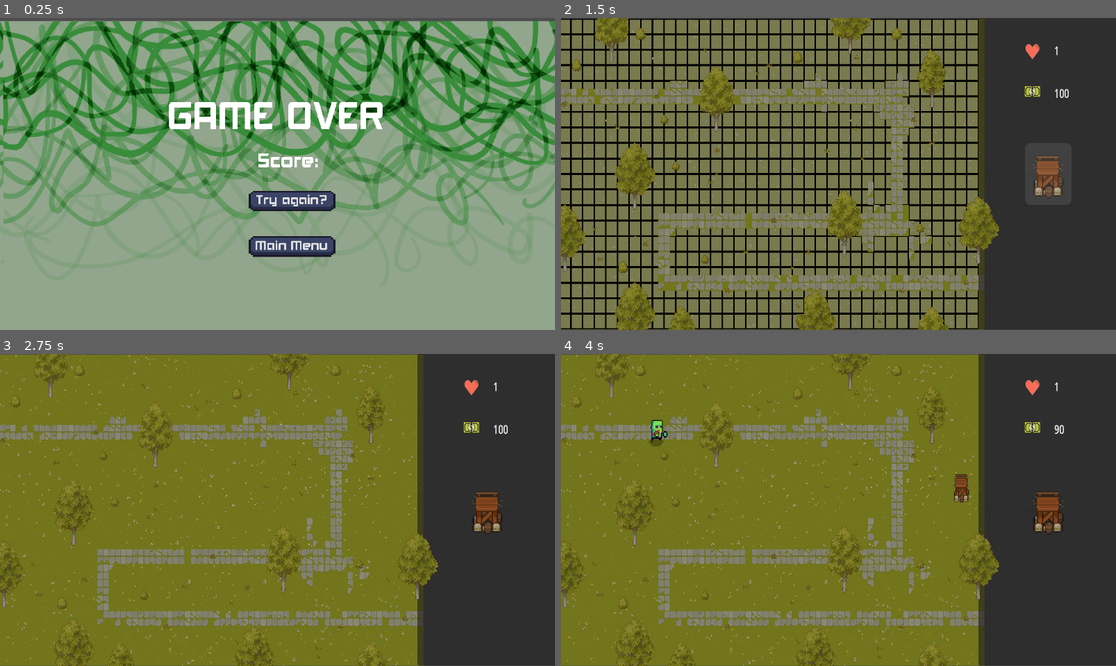
Above: before the commit, frames 1-4 (two rows, left to right).
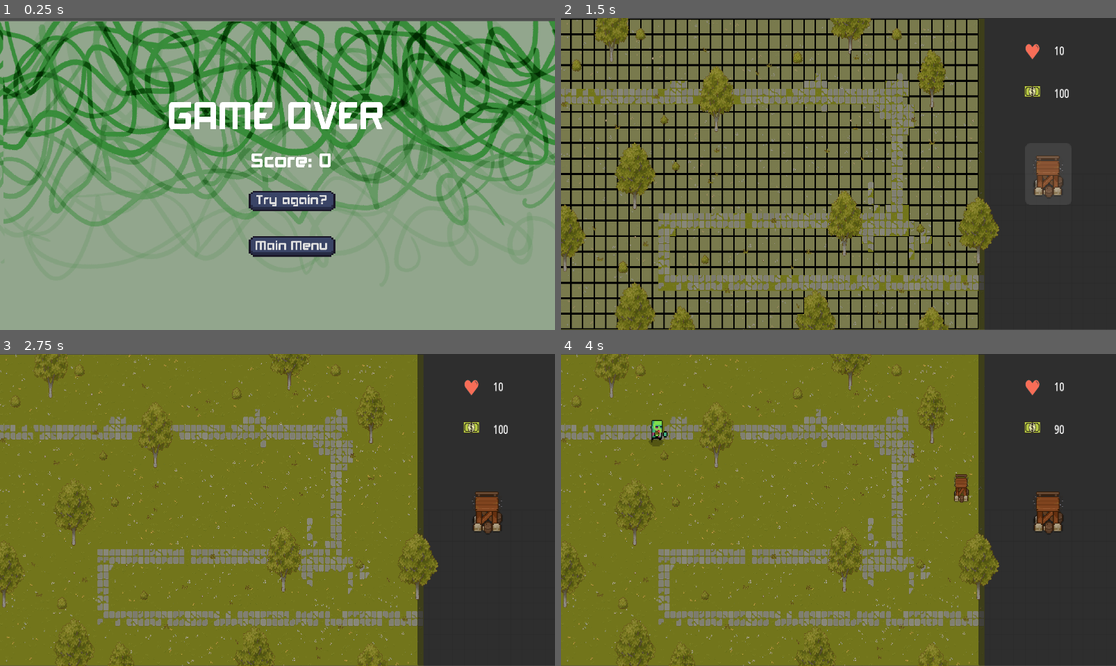
Above: after the commit, the same moments.

Repository: bmachado18/tangle-defence
Game: Godot game, scene res://scenes/menu_scenes/GameOver.tscn
The game is run twice, just before and just after one commit, with the same random seed, the same clock (stepped at 60 frames per second) and the same inputs. This scene is started directly instead of the project's main scene.
Inputs (mouse positions are in pixels of both pictures, inside the frame that each line leads up to):
- Up to frame 1 (0.25 s): no input
- Up to frame 2 (1.5 s): click "Try again?" at 0.5 s; click (1049, 174) at 1.25 s
- Up to frame 3 (2.75 s): click (488, 510) at 2 s
- Up to frame 4 (4 s): click (1049, 510) at 2.75 s; move the mouse to (960, 494) at 3.52 s; click (960, 494) at 3.67 s

The runs differ from the first frame. In frame 1, 0.3% of the frame differs, in the area x 45-60%, y 43-48%; in frame 2, less than 0.1%; in frame 3, less than 0.1%; in frame 4, less than 0.1%.

Commit message:
Final Prep

Diff:
--- /dev/null
+++ b/Global.gd
@@ -0,0 +1,4 @@
+extends Node
+
+
+var score := 0
--- a/project.godot
+++ b/project.godot
@@ -15,6 +15,10 @@
 config/features=PackedStringArray("4.4", "GL Compatibility")
 config/icon="res://icon.svg"
 
+[autoload]
+
+Global="*res://Global.gd"
+
 [display]
 
 window/size/viewport_width=1920
--- a/scenes/Enemy.tscn
+++ b/scenes/Enemy.tscn
@@ -1,7 +1,8 @@
-[gd_scene load_steps=13 format=3 uid="uid://di85kihjou8as"]
+[gd_scene load_steps=14 format=3 uid="uid://di85kihjou8as"]
 
 [ext_resource type="Script" uid="uid://73mrgvecfhwx" path="res://scripts/Enemy.gd" id="1_ly5gv"]
 [ext_resource type="Texture2D" uid="uid://dai8sj6bexjd6" path="res://assets/tiles/Character-and-Zombie.png" id="2_ft8do"]
+[ext_resource type="AudioStream" uid="uid://vebvm6j6hh7u" path="res://assets/audio/pickupCoin.wav" id="5_5wwv6"]
 [ext_resource type="AudioStream" uid="uid://yqdj531wuhex" path="res://assets/audio/hurt.wav" id="10_82o86"]
 [ext_resource type="AudioStream" uid="uid://bwktj14m0pke8" path="res://assets/audio/15_human_dash_1.wav" id="11_1gqeq"]
 
@@ -76,6 +77,9 @@
 sprite_frames = SubResource("SpriteFrames_isvm2")
 frame_progress = 0.812472
 
+[node name="PickupCoin" type="AudioStreamPlayer" parent="AnimatedSprite2D"]
+stream = ExtResource("5_5wwv6")
+
 [node name="player_damage" type="AudioStreamPlayer2D" parent="."]
 stream = ExtResource("10_82o86")
 
--- a/scenes/menu_scenes/UI.tscn
+++ b/scenes/menu_scenes/UI.tscn
@@ -44,7 +44,7 @@
 text = "Quit
 "
 
-[node name="button_options" type="Button" parent="."]
+[node name="button_info" type="Button" parent="."]
 layout_mode = 2
 offset_left = 728.0
 offset_top = 504.0
@@ -103,5 +103,5 @@
 texture = ExtResource("7_irokf")
 
 [connection signal="pressed" from="button_quit" to="." method="_on_button_quit_pressed"]
-[connection signal="pressed" from="button_options" to="." method="_on_button_options_pressed"]
+[connection signal="pressed" from="button_info" to="." method="_on_button_info_pressed"]
 [connection signal="pressed" from="button_play" to="." method="_on_button_play_pressed"]
--- a/scripts/game_over.gd
+++ b/scripts/game_over.gd
@@ -1,5 +1,8 @@
 extends Control
 
+
+func _ready():
+	$Score.text = "Score: " + str(Global.score)
 
 func _on_button_try_again_pressed() -> void:
 	$button_click.play()
--- a/scripts/main.gd
+++ b/scripts/main.gd
@@ -1,13 +1,14 @@
 extends Node2D
 
-var playerHealth = 1
+
+
+var playerHealth = 10
 var playerMoney = 100
 
 var ropeCost = 5
 var towerCost = 10
 
 var enemyRefund = 5
-
 
 
 var selected_node = null
@@ -46,6 +47,7 @@
 func _ready():
 	setup_node_connections()
 	setup_wave_system()
+	Global.score = 0
 
 	$Panel/HealthLabel.text = str(playerHealth)
 	$Panel/MoneyLabel.text = str(playerMoney)
@@ -266,6 +268,7 @@
 
 	enemy.queue_free()
 
+
 	active_enemies -= 1
 	check_if_round_complete()
 
@@ -277,6 +280,7 @@
 
 
 func _go_to_game_over():
+
 	get_tree().change_scene_to_file("res://scenes/menu_scenes/GameOver.tscn")
 
 func _go_to_next_round():
@@ -291,9 +295,10 @@
 func _on_enemy_death(enemy):
 	print("Enemy killed by edge — refunding money")
 	playerMoney += enemyRefund
+
 	update_money_label()
 
-
+	Global.score += 1
 	active_enemies -= 1
 	check_if_round_complete()
 
--- /dev/null
+++ b/scripts/menu/info_scene.tscn
@@ -0,0 +1,87 @@
+[gd_scene load_steps=9 format=3 uid="uid://bbet2oex550uw"]
+
+[ext_resource type="Theme" uid="uid://d35wy3gqpn5rq" path="res://assets/default_theme.tres" id="1_ftxn0"]
+[ext_resource type="AudioStream" uid="uid://rvxosxhhgiyp" path="res://assets/audio/click.wav" id="2_8mnmq"]
+[ext_resource type="FontFile" uid="uid://bemrttiqrgs7x" path="res://assets/ui/fonts/akashi.ttf" id="3_ampx8"]
+[ext_resource type="Texture2D" uid="uid://v81yji2bxhg7" path="res://assets/ui/Background.jpg" id="4_yhswm"]
+[ext_resource type="Texture2D" uid="uid://rmsnherw65oj" path="res://assets/ui/parallax-1.png" id="5_pgvtn"]
+[ext_resource type="Texture2D" uid="uid://b8mry67mq4oyh" path="res://assets/ui/parallax-2.png" id="6_2luh7"]
+[ext_resource type="Texture2D" uid="uid://fhnfdmra5vaj" path="res://assets/ui/parallax-3.png" id="7_tue3y"]
+
+[sub_resource type="LabelSettings" id="LabelSettings_gm603"]
+font = ExtResource("3_ampx8")
+font_size = 64
+
+[node name="InfoScene" type="Control"]
+layout_mode = 3
+anchors_preset = 15
+anchor_right = 1.0
+anchor_bottom = 1.0
+grow_horizontal = 2
+grow_vertical = 2
+
+[node name="ButtonMainMenu" type="Button" parent="."]
+offset_left = 856.0
+offset_top = 968.0
+offset_right = 1167.0
+offset_bottom = 1048.0
+theme = ExtResource("1_ftxn0")
+text = "Main Menu"
+
+[node name="button_click" type="AudioStreamPlayer" parent="."]
+stream = ExtResource("2_8mnmq")
+
+[node name="Score" type="Label" parent="."]
+offset_left = 648.0
+offset_top = 64.0
+offset_right = 1396.0
+offset_bottom = 144.0
+text = "How to play the game"
+label_settings = SubResource("LabelSettings_gm603")
+horizontal_alignment = 1
+vertical_alignment = 1
+
+[node name="Node2D" type="Node2D" parent="."]
+
+[node name="ParallaxBackground" type="ParallaxBackground" parent="Node2D"]
+
+[node name="Parallax2D-background" type="Parallax2D" parent="Node2D/ParallaxBackground"]
+scroll_scale = Vector2(0.1, 0.1)
+scroll_offset = Vector2(968, 552)
+repeat_size = Vector2(1920, 0)
+autoscroll = Vector2(10, 0)
+
+[node name="background" type="Sprite2D" parent="Node2D/ParallaxBackground/Parallax2D-background"]
+texture = ExtResource("4_yhswm")
+
+[node name="Parallax2D" type="Parallax2D" parent="Node2D/ParallaxBackground"]
+visible = false
+rotation = -6.28319
+scroll_scale = Vector2(0.1, 0.1)
+scroll_offset = Vector2(968, 552)
+repeat_size = Vector2(1920, 0)
+autoscroll = Vector2(10, 0)
+
+[node name="LowestParallax" type="Sprite2D" parent="Node2D/ParallaxBackground/Parallax2D"]
+texture = ExtResource("5_pgvtn")
+
+[node name="Parallax2D2" type="Parallax2D" parent="Node2D/ParallaxBackground"]
+visible = false
+scroll_scale = Vector2(0.1, 0.1)
+scroll_offset = Vector2(968, 552)
+repeat_size = Vector2(1920, 0)
+autoscroll = Vector2(20, 0)
+
+[node name="MidParallax" type="Sprite2D" parent="Node2D/ParallaxBackground/Parallax2D2"]
+rotation = 3.14159
+texture = ExtResource("6_2luh7")
+
+[node name="Parallax2D3" type="Parallax2D" parent="Node2D/ParallaxBackground"]
+scroll_scale = Vector2(0.1, 0.1)
+scroll_offset = Vector2(968, 552)
+repeat_size = Vector2(1920, 0)
+autoscroll = Vector2(30, 0)
+
+[node name="HighParallax" type="Sprite2D" parent="Node2D/ParallaxBackground/Parallax2D3"]
+rotation = 3.14159
+texture = ExtResource("7_tue3y")
--- a/scripts/menu/main_menu.gd
+++ b/scripts/menu/main_menu.gd
@@ -13,3 +13,7 @@
 func _on_button_quit_pressed() -> void:
 	$button_click.play()
 	get_tree().quit()
+
+
+func _on_button_info_pressed() -> void:
+	pass # Replace with function body.
--- a/scripts/player_win.gd
+++ b/scripts/player_win.gd
@@ -1,5 +1,7 @@
 extends Control
 
+func _ready():
+	$Score.text = "Score: " + str(Global.score)
 
 func _on_button_main_menu_pressed() -> void:
 	$button_click.play()
Not shown, added: Global.gd.uid
Not shown, added: assets/audio/pickupCoin.wav.import
Not shown, added: assets/.DS_Store
Not shown, added: assets/audio/pickupCoin.wav
